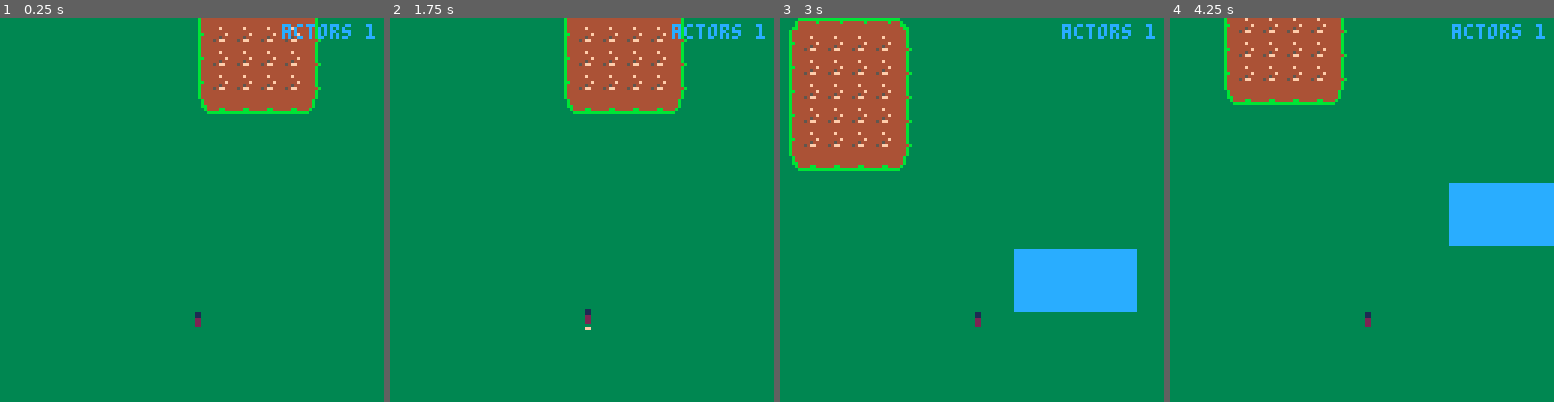
Above: before the commit, frames 1-4 (left to right).
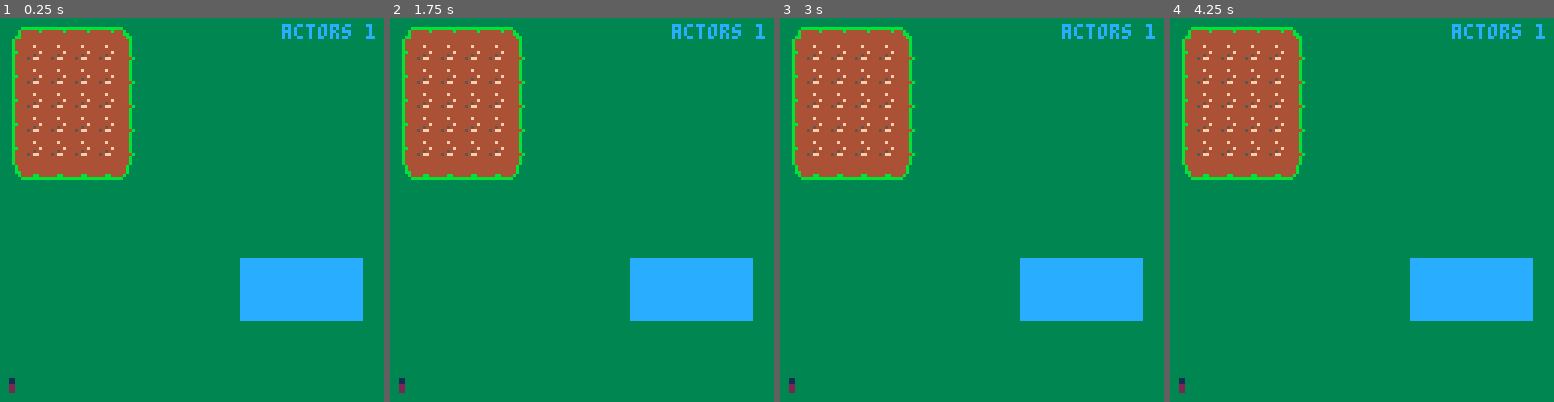
Above: after the commit, the same moments.

Repository: matthiasbruns/pico-8
Game: PICO-8 cartridge rpg/rpg.p8
The game is run twice, just before and just after one commit, with the same random seed, the same clock (stepped at 60 frames per second) and the same inputs.
Inputs:
- Up to frame 1 (0.25 s): no input
- Up to frame 2 (1.75 s): hold Right from 1.6 s (still down)
- Up to frame 3 (3 s): release Right at 2.1 s; hold Up 2.15-2.42 s; hold Right from 2.47 s (still down)
- Up to frame 4 (4.25 s): release Right at 3.03 s; hold Left 3.08-3.58 s; hold Down 3.63-3.97 s; hold Right from 4.02 s (still down)

The runs differ from the first frame. In frame 1, 25% of the frame differs, in the area x 2-95%, y 0-98%; in frame 2, 25%; in frame 3, 6.5%; in frame 4, 22%.

Commit message:
working a bit on music

Diff:
--- a/rpg/rpg.p8
+++ b/rpg/rpg.p8
@@ -89,6 +89,9 @@
  cam = {}
  cam.x=0
  cam.y=0
+ state=1
+ mus_pat=0
+ music(mus_pat)
  for x=1,1 do
   actor_new()
  end
@@ -109,6 +112,20 @@
 function _update60()
  t += 1
  dbg = "actors "..#actors
+
+ if state == 0 then
+  state_explore()
+ elseif state == 0 then
+  state_fight()
+ end
+end
+
+function state_explore()
+ if not mus_pat == 0 then
+  music(0)
+  mus_pat = 0
+ end
+
  local vx = actors[1].vx
  local vy = actors[1].vy
 
@@ -129,6 +147,13 @@
 
  foreach(actors, actor_update)
  cam_update()
+end
+
+function state_fight()
+ if not mus_pat == 1 then
+  music(1)
+  mus_pat = 1
+ end
 end
 __gfx__
 00000000000000000000000000000000000000000000000000000000000000000000000000000000000000000000000000000000000000000000000000000000
